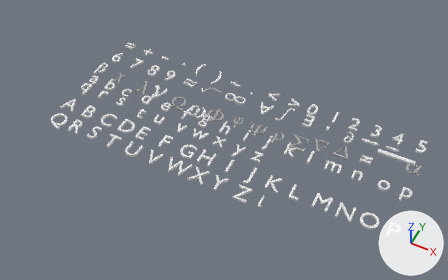
Renders of the Blender file resources/3D/Math_World/all.blend from each side of a commit.
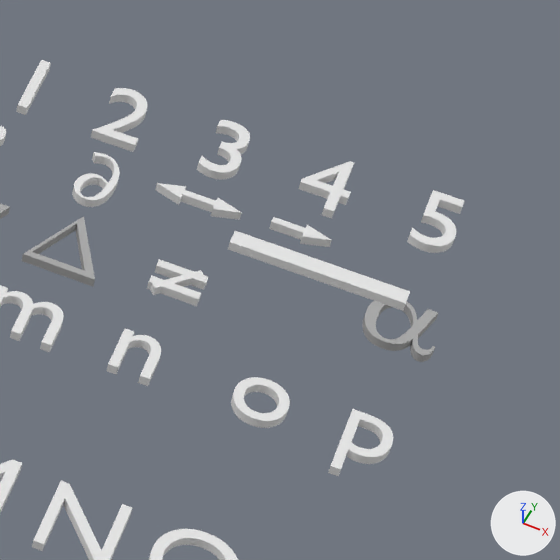
The first picture shows the older version from a 50 mm lens placed at (7.78, -12.37, 20.4), pointed at (-0.28, 3.74, 0.26). The close-ups show both versions on the part from 73% to 100% of the width and 35% to 78% of the height of that picture; other places that the commit changed are outside them. Lighting does not change. The marker at lower right points along +X, +Y and +Z.

Objects in the first close-up: '_Delta_', '_N_', '_alpha_', '_divide_', '_five_', '_four_', '_m_', '_ne_', '_o_', '_p_', '_three_', '_two_'.
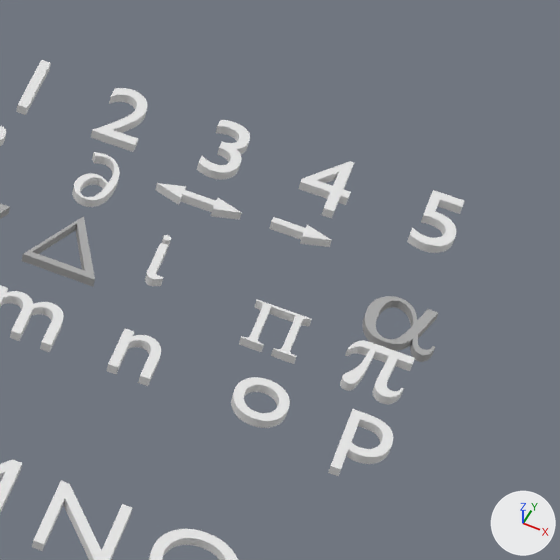
Patch to the scene script:
```diff
--- a/resources/3D/Math_World/all.blend.py
+++ b/resources/3D/Math_World/all.blend.py
@@ me_plane @@
+me_plane.from_pydata(...)  # 220 vertices, 436 faces; spans x -1.67..1.53, y -1.67..1.4, z -0.05..0.05
@@ me_plane_004 @@
+me_plane_004.from_pydata(...)  # 156 vertices, 308 faces; spans x -2.28..2.28, y -2.28..2.13, z -0.05..0.05
@@ ob_divide @@
 ob_divide = bpy.data.objects.new('_divide_', me_cube_001)
-ob_divide.location = (6.71, 5.68, 0.75)
+ob_divide.location = (-5.52, -0.37, 0.76)
 ob_divide.scale = (0.794, 0.0761, 0.05)
@@ ob_iota @@
 ob_iota = bpy.data.objects.new('_iota_', me_plane_023)
-ob_iota.location = (2.58, 1.41, 0.47)
+ob_iota.location = (5.38, 5.49, 0.47)
 ob_iota.scale = (1.5, 1.5, 1.0)
@@ ob_ne @@
 ob_ne = bpy.data.objects.new('_ne_', me_mesh_080)
-ob_ne.location = (5.57, 5.64, 0.01)
+ob_ne.location = (-7.58, -0.61, 0.01)
@@ ob_pi_1 @@
+ob_pi_1 = bpy.data.objects.new('_pi_', me_plane)
+ob_pi_1.location = (7.47, 5.5, -0.05)
+ob_pi_1.scale = (0.179, 0.179, 1.0)
@@ ob_pi @@
+ob_pi = bpy.data.objects.new('_Pi_', me_plane_004)
+ob_pi.location = (6.53, 5.45, 0.05)
+ob_pi.scale = (0.112, 0.112, 1.0)
```

Changed parts and their boxes [x1, y1, x2, y2] in the close-ups (560 x 560 px):
'_divide_', moved (not visible afterwards): before [228, 231, 410, 311]
'_pi_', added: after [340, 340, 415, 404]
'_ne_', moved (not visible afterwards): before [147, 259, 208, 306]
'_Pi_', added: after [239, 300, 312, 364]
'_iota_', moved (not visible before): after [145, 235, 171, 286]
